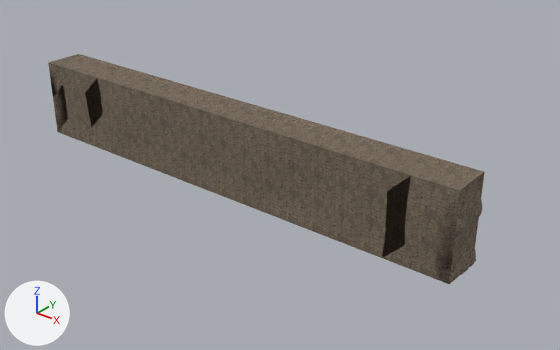
The glTF model games/partypack/assets/models/cliff_ns.glb, before and after one commit.
One viewpoint serves both versions: a 50 mm camera at (44.9, -48.7, 29.2) aimed at (4.3, 2.1, -2.3). The lights are fixed; the arrows at lower left show +X, +Y and +Z. The first picture is the older version. Vertices at exactly the same position are counted once.

In view in the first picture: 'cliff_ns'.
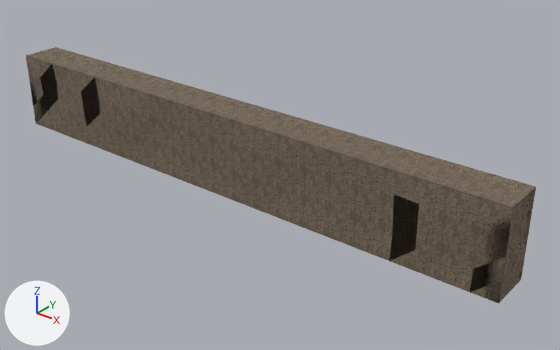
Boxes (x1, y1, x2, y2) around the edits, measured in the pictures (560 x 350 px; the box of a moved part takes in the faces that stretch with it):
'cliff_ns', reshaped (17% wider, 12% taller): before (48, 54, 484, 284); after (26, 47, 536, 304)
part 1 of me_cliff_ns, moved or reshaped: before (449, 173, 484, 284); after (499, 187, 536, 303)
part 2 of me_cliff_ns, surface changed: before (48, 54, 484, 284); after (26, 47, 536, 304)

Edits to the bpy script that builds the scene:
```text
Change me_cliff_ns:
    used by ob_cliff_ns; location = (0.0, 0.0, 0.0)
    remove me_cliff_ns.from_pydata(...)  # 1549 vertices, 2880 faces; spans x -24.1..24.4, y -2.3..2.3, z -4.0..4.2
    add me_cliff_ns.from_pydata(...)  # 1549 vertices, 2880 faces; spans x -28.4..28.1, y -2.3..2.3, z -4.0..4.2
    me_cliff_ns part 1: 1536 of 1549 vertices moved; they spanned x -24.1..24.4, y -2.3..2.3, z -4.0..4.2 and now span x -28.4..28.1, y -2.3..2.3, z -4.0..4.2; mean shift (-0.1, 0.0, 0.0); largest move (-23.8, -1.5, -3.3) -> (-28.3, -1.5, -3.3)
    me_cliff_ns part 2: 576 kept faces spanning x -28.0..28.0, y -2.3..2.3, z -4.0..4.2 get new texture (UV) coordinates
```
